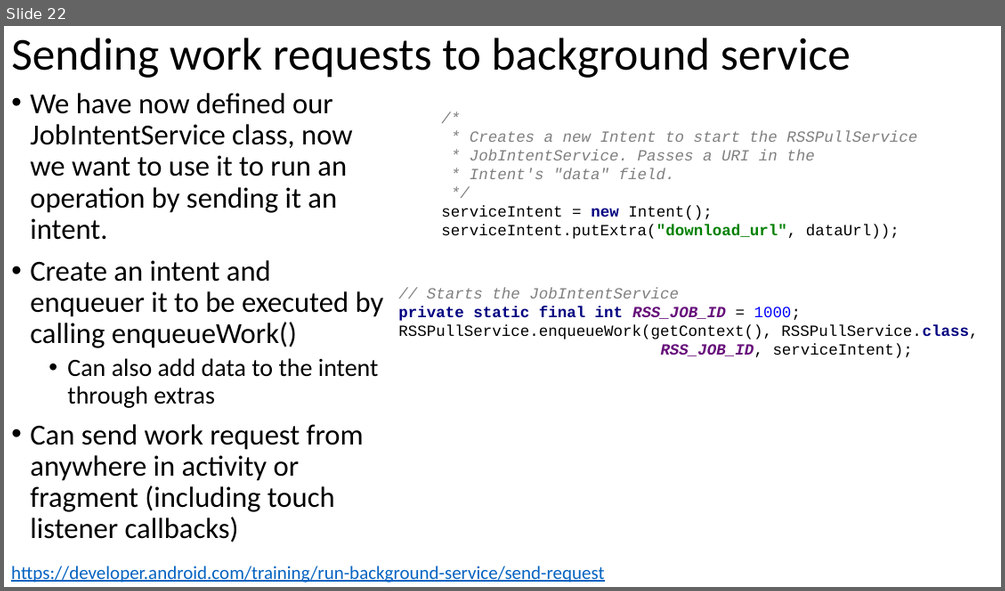
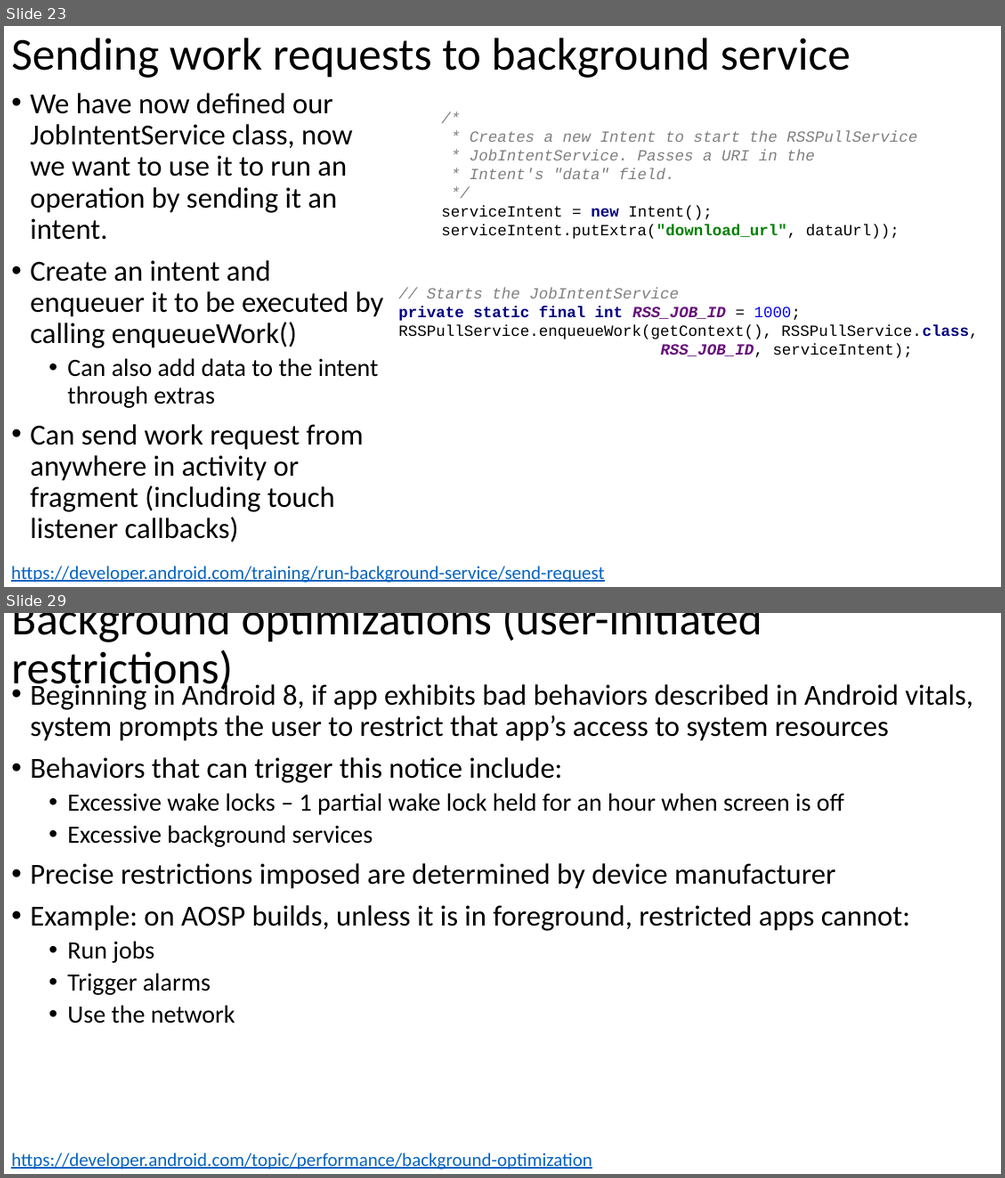
Before and after one commit to russellu/cs230, a slide deck: Lecture_08.pptx. Shown one above the other, each under a label of ours: slide 22 before the commit, slides 23 and 29 after it; the slides between them are not shown. The pictures are 1005x591 and 1005x1178 pixels, drawn with LibreOffice and Linux fonts; fonts in the diff are those of the drawing. Boxes give left, top, right and bottom in pixels: in the first picture for what was removed or moved away, otherwise in the second. Text is boxed around its words. In the diff, an @@ line names an element or a change of style, - is before the commit and + after.

```diff
--- a/Lecture_08.pptx
+++ b/Lecture_08.pptx
@@ slide 29 added at bbox=[4, 613, 1001, 1174], background #FFFFFF @@
@@ title added at bbox=[11, 613, 762, 695], 44 pt, text #000000 @@
+Background optimizations (user-initiated restrictions)
@@ text added at bbox=[30, 681, 973, 1023], 28 pt, text #000000 @@
+• Beginning in Android 8, if app exhibits bad behaviors described in Android vitals, system prompts the user to restrict that app’s access to system resources
+• Behaviors that can trigger this notice include:
+  • Excessive wake locks – 1 partial wake lock held for an hour when screen is off
+  • Excessive background services
+• Precise restrictions imposed are determined by device manufacturer
+• Example: on AOSP builds, unless it is in foreground, restricted apps cannot:
+  • Run jobs
+  • Trigger alarms
+  • Use the network
@@ text added at bbox=[11, 1152, 592, 1169], 18 pt, text #0563C1, underline @@
+https://developer.android.com/topic/performance/background-optimization
@@ what was slide 22 is now slide 23 @@
```
Also in this commit, not shown: 6 slides changed, 4 other slides added, 1 slide removed.
